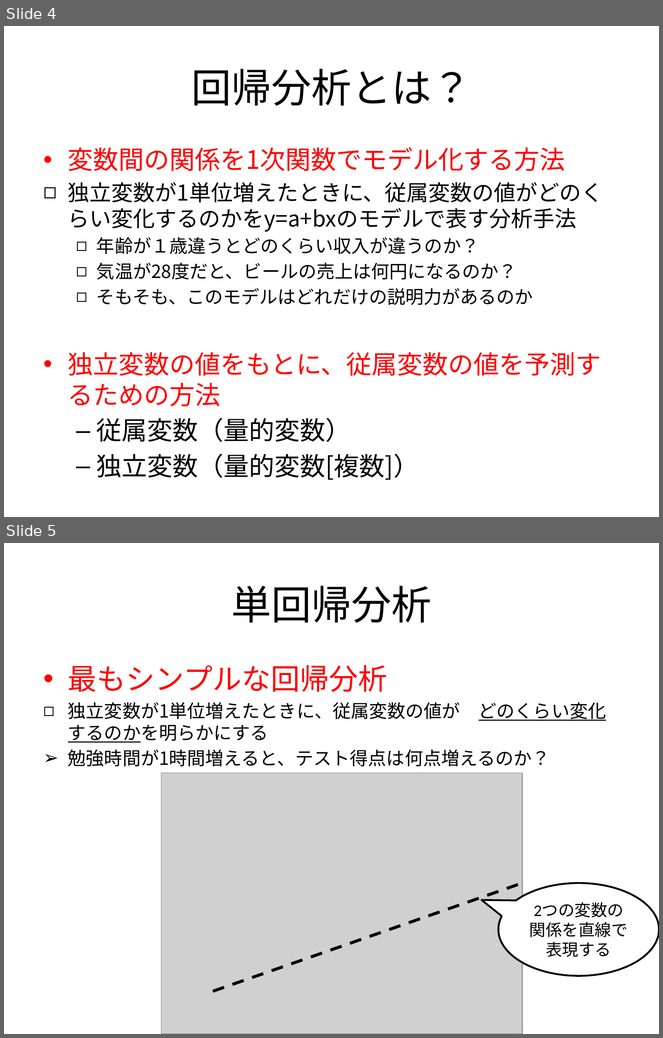
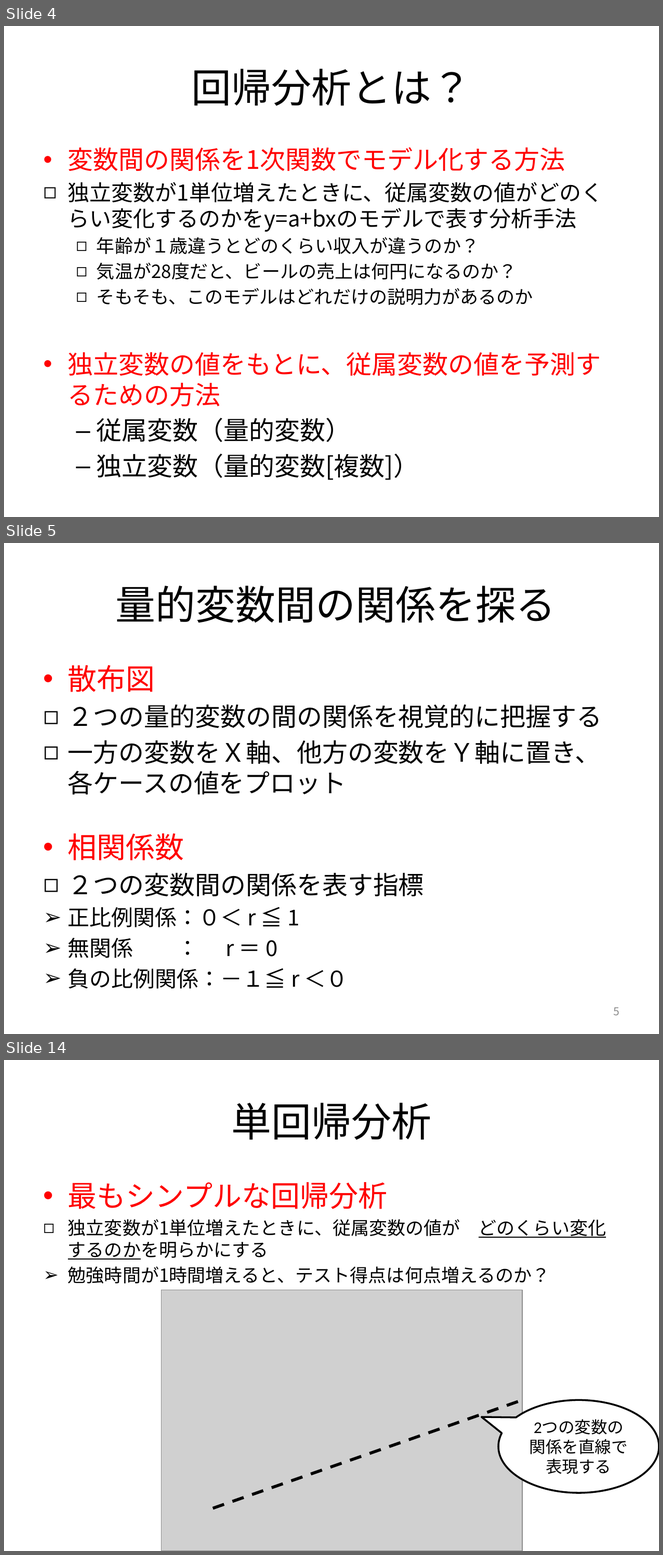
Before and after one commit to MakotoASAOKA/IE2019_15, a slide deck: 15-1.回帰分析.pptx. Shown one above the other, each under a label of ours: slides 4 and 5 before the commit, slides 4, 5 and 14 after it; the slides between them are not shown. The pictures are 663x1038 and 663x1555 pixels, drawn with LibreOffice and Linux fonts; fonts in the diff are those of the drawing; grey boxes stand for pictures. Boxes give left, top, right and bottom in pixels: in the first picture for what was removed or moved away, otherwise in the second. Text is boxed around its words. In the diff, an @@ line names an element or a change of style, - is before the commit and + after.

```diff
--- a/15-1.回帰分析.pptx
+++ b/15-1.回帰分析.pptx
@@ slide 5 added at [4,543,659,1034], background #FFFFFF @@
@@ title added at [116,586,556,623], 44 pt, text #000000 @@
+量的変数間の関係を探る
@@ text added at [68,665,603,989], 28 pt, text #000000 @@
+• 散布図
+◻ ２つの量的変数の間の関係を視覚的に把握する
+◻ 一方の変数をＸ軸、他方の変数をＹ軸に置き、各ケースの値をプロット
+• 相関係数
+◻ ２つの変数間の関係を表す指標
+➢ 正比例関係：０＜ r ≦ 1
+➢ 無関係 ： r ＝ 0
+➢ 負の比例関係：－１≦ r ＜０
@@ page number added at [614,1007,620,1016], 12 pt, text #898989 @@
+5
@@ what was slide 5 is now slide 14 @@
```
Also in this commit, not shown: 1 slide changed, 8 other slides added.
